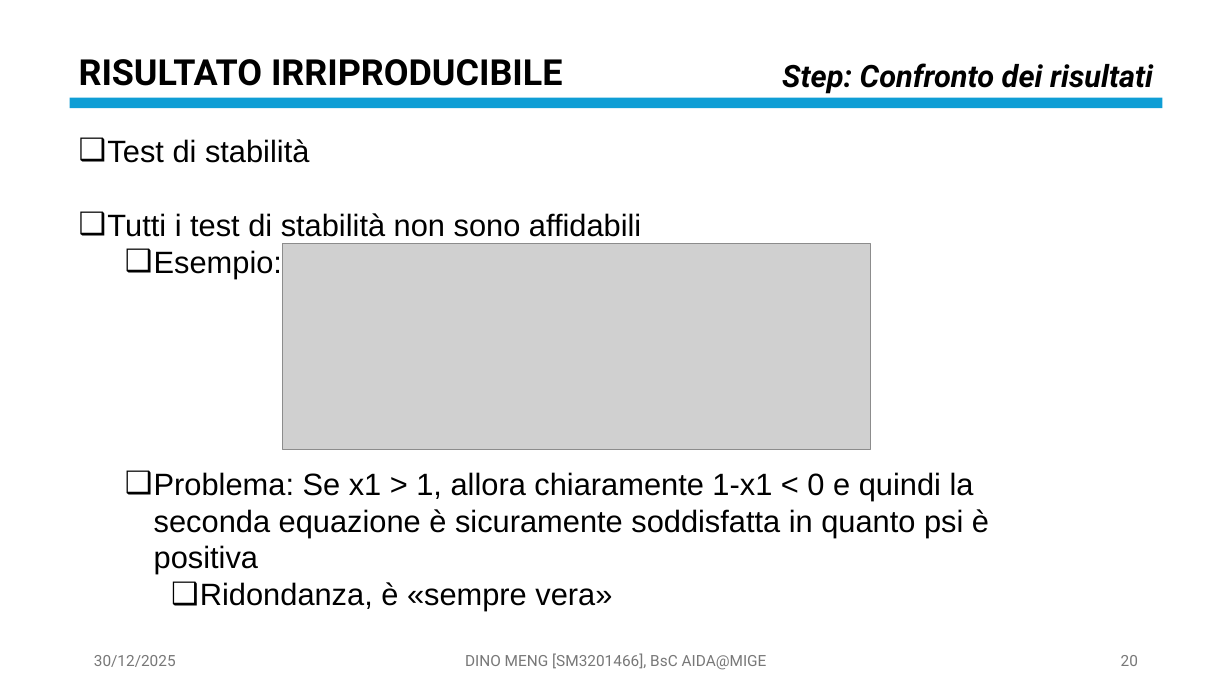
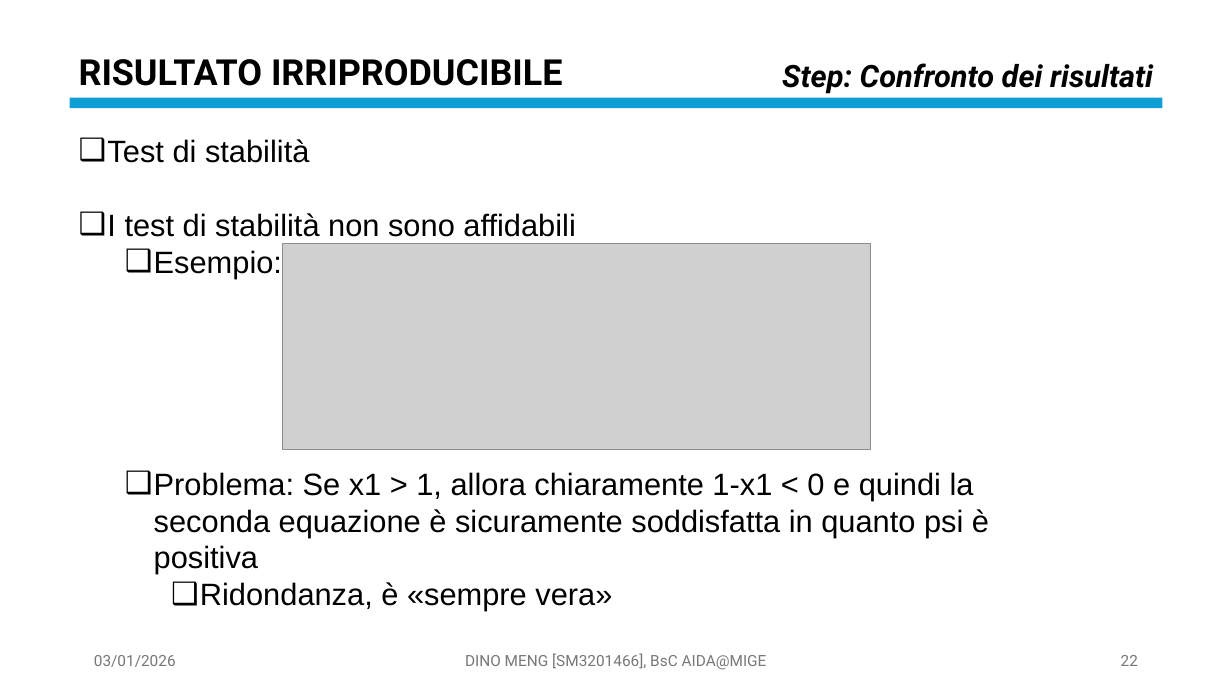
Before and after one commit to OdinMeng/AIDA-UNIVERSITY-NOTES-2025-2026, a slide deck: slide 22 of Complex Systems/project/PresentationPROJECTSM3201466.pptx (slide 20 before the commit). Drawn at 1232x693 pixels with LibreOffice and Linux fonts; fonts in the diff are those of the drawing; grey boxes stand for pictures. Boxes give left, top, right and bottom in pixels: in the first picture for what was removed or moved away, otherwise in the second. Text is boxed around its words. In the diff, an @@ line names an element or a change of style, - is before the commit and + after.

```diff
--- a/Complex Systems/project/PresentationPROJECTSM3201466.pptx
+++ b/Complex Systems/project/PresentationPROJECTSM3201466.pptx
@@ text at bbox=[107, 213, 575, 237]: text changed @@
-❑ Tutti i test di stabilità non sono affidabili
+❑ I test di stabilità non sono affidabili
@@ text at bbox=[94, 655, 176, 667]: text changed @@
-30/12/2025
+03/01/2026
@@ page number at bbox=[1121, 655, 1138, 666]: text changed @@
-20
+22
```
Also in this commit, not shown: 24 other slides changed, 6 slides added, 3 other files.
